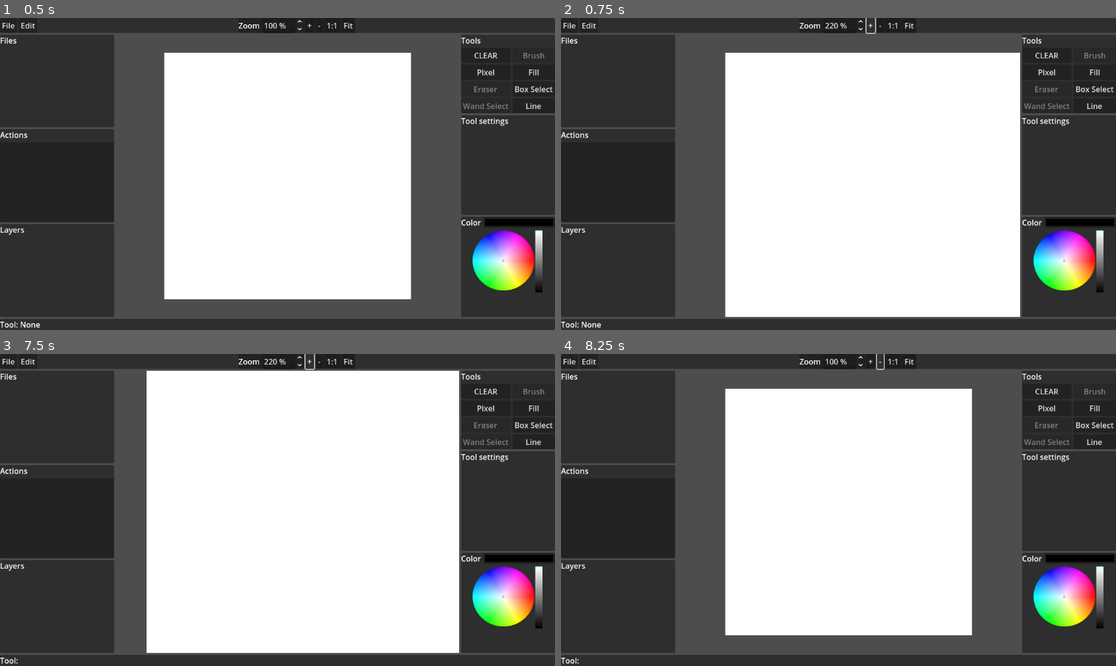
Above: before the commit, frames 1-4 (two rows, left to right).
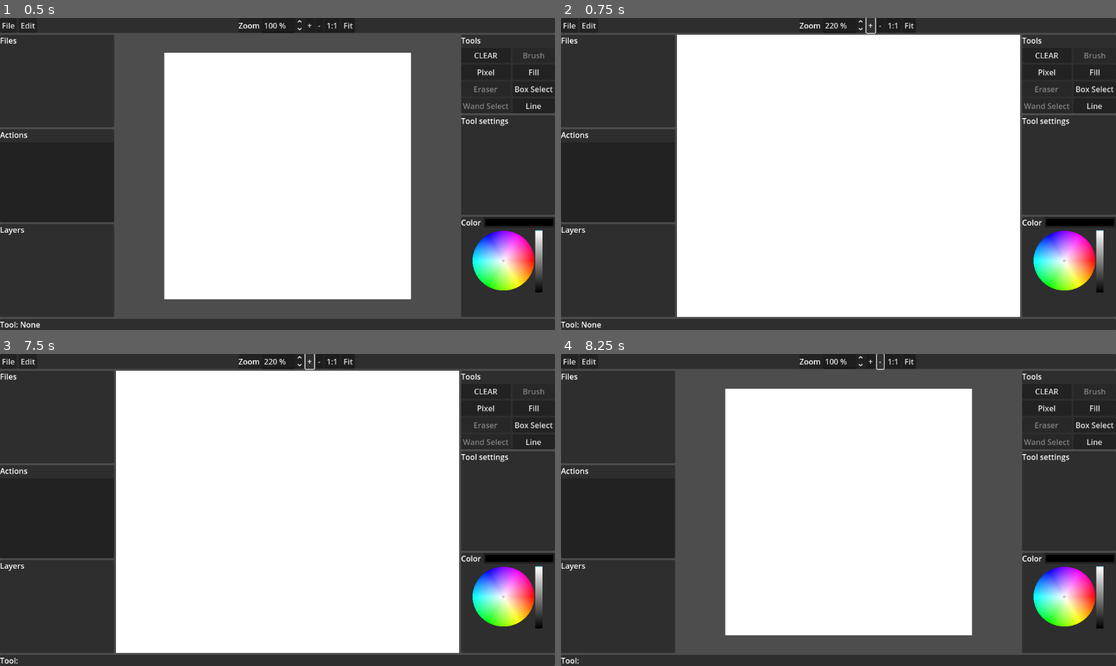
Above: after the commit, the same moments.

Repository: Zondartul/paint_editor
Game: Godot game, scene res://main.tscn
Two runs of this game, one before a commit and one after it. Both use one fixed random seed, a clock stepped at 60 frames per second and the inputs below.
Inputs:
- Up to frame 1 (0.5 s): no input
- Up to frame 2 (0.75 s): click "+" at 0.5 s
- Up to frame 3 (7.5 s): click "-" at 1.25 s; click "1:1" at 2 s; click "Fit" at 2.75 s; click "CLEAR" at 3.5 s; click "Pixel" at 4.25 s; click "Fill" at 5 s; click "Box Select" at 5.75 s; click "Line" at 6.5 s; click "+" at 7.25 s
- Up to frame 4 (8.25 s): click "-" at 8 s

Frame 1 is identical in both runs. In frame 2, 11% of the frame differs, in the area x 20-83%, y 5-96%; in frame 3, 5.0%; in frame 4, nothing differs.

Commit message:
added mouse wheel zoom

Diff:
--- a/main.gd
+++ b/main.gd
@@ -78,6 +78,10 @@
 				canvas_rmb_down(event.position);
 			if event.button_index == MOUSE_BUTTON_MIDDLE:
 				canvas_mmb_down(event.position);
+			if event.button_index == MOUSE_BUTTON_WHEEL_UP:
+				zoom_wheel_up(event.position);
+			if event.button_index == MOUSE_BUTTON_WHEEL_DOWN:
+				zoom_wheel_down(event.position);
 		else:
 			if event.button_index == MOUSE_BUTTON_LEFT:
 				canvas_lmb_up(event.position);
@@ -260,6 +264,9 @@
 var zoom_db_steps = 3.0;
 var zoom_max = 10000; #percent
 var zoom_min = 10; #percent
+var zoom_anchor:Vector2;
+var zoom_prev_scale:Vector2;
+
 func zoom_val_next(val):
 	var db = zoom_db_steps*log(val)/log(10);
 	var new_db = round(db+1);
@@ -283,36 +290,44 @@
 
 func _on_sb_zoom_value_changed(value: float) -> void:
 	print("zoom val changed");
+	zoom_anchor = get_screen_center_anchor();
 	read_zoom_widget();
 	apply_new_zoom();
 
 func _on_btn_zoom_in_pressed() -> void:
+	zoom_anchor = get_screen_center_anchor();
 	cur_zoom = zoom_val_next(cur_zoom);
 	write_zoom_widget();
 	apply_new_zoom();
 
 func _on_btn_zoom_out_pressed() -> void:
+	zoom_anchor = get_screen_center_anchor();
 	cur_zoom = zoom_val_prev(cur_zoom);
 	write_zoom_widget();
 	apply_new_zoom();
 
 
 func _on_btn_zoom_rst_pressed() -> void:
+	zoom_anchor = get_screen_center_anchor();
 	cur_zoom = 100;
 	write_zoom_widget();
 	apply_new_zoom();
 
 
 func _on_btn_zoom_fit_pressed() -> void:
+	zoom_anchor = get_screen_center_anchor();
 	cur_zoom = zoom_val_fit();
 	write_zoom_widget();
 	apply_new_zoom();
 
 func apply_new_zoom():
 	var new_scale = cur_zoom / 100.0; #convert from percent
+	zoom_prev_scale = n_background.scale;
 	n_background.scale = Vector2(new_scale, new_scale);
 	if(zoom_val_fit() >= cur_zoom):
 		recenter_bg();
+	else:
+		move_bg_to_anchor();
 
 func zoom_val_fit():
 	var n_bg_container:Control = $BC_middle/BC_center
@@ -332,5 +347,33 @@
 	var diff = cont_center - bg_center;
 	#print("recenter by moving to "+str(diff))
 	n_background.position = diff;
-	var new_bg_center = n_background.position + (n_background.scale*n_background.size)/2.0;
+	#var new_bg_center = n_background.position + (n_background.scale*n_background.size)/2.0;
 	#print("cont center: "+str(cont_center)+", bg center: "+str(bg_center));
+
+func move_bg_to_anchor():
+	var prev_anchor_global = n_background.position + zoom_prev_scale * zoom_anchor;
+	var new_anchor_global = n_background.position + n_background.scale * zoom_anchor;
+	#print("scale: prev "+str(zoom_prev_scale)+", new "+str(n_background.scale))
+	#print("anchor: prev "+str(prev_anchor_global)+", new "+str(new_anchor_global));
+	var diff = prev_anchor_global - new_anchor_global;
+	n_background.position += diff;
+
+func get_screen_center_anchor():
+	var cont:Control = $BC_middle/BC_center;
+	var cont_center = cont.size/2.0;
+	var M1 = cont.get_global_transform();
+	var M2inv = n_background.get_global_transform().affine_inverse();
+	var offset_local = M2inv * M1 * cont_center;
+	return offset_local;
+
+func zoom_wheel_up(pos):
+	zoom_anchor = pos;
+	cur_zoom = zoom_val_next(cur_zoom);
+	write_zoom_widget();
+	apply_new_zoom();
+
+func zoom_wheel_down(pos):
+	zoom_anchor = pos;
+	cur_zoom = zoom_val_prev(cur_zoom);
+	write_zoom_widget();
+	apply_new_zoom();
